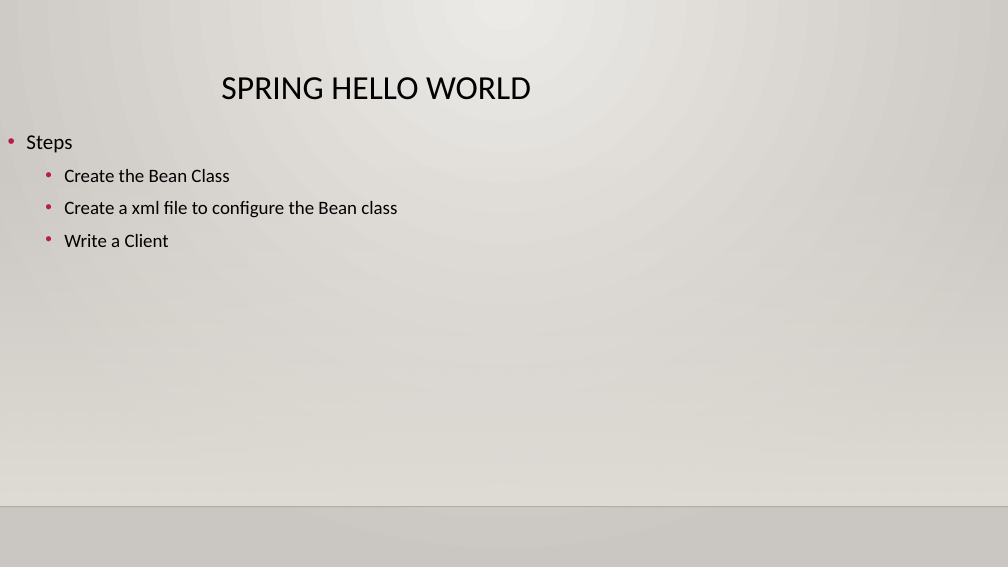
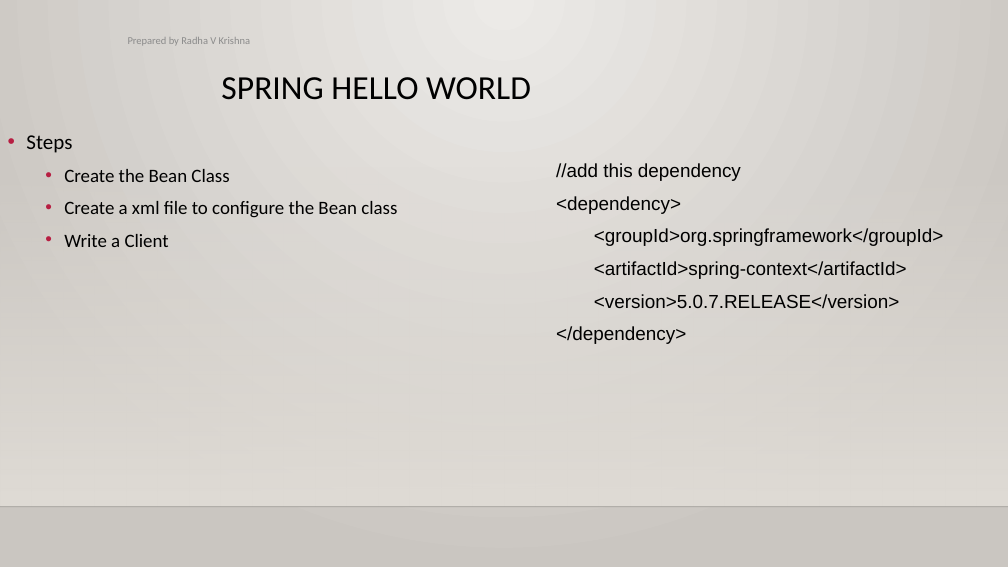
Before and after one commit to jaganspringboot/radhavkrishna1994, a slide deck: slide 10 of Springmaterial/ppts/Java Spring Framework.pptx (slide 11 before the commit). Drawn at 1008x567 pixels with LibreOffice and Linux fonts; fonts in the diff are those of the drawing; background and template pictures are left out. Boxes give left, top, right and bottom in pixels: in the first picture for what was removed or moved away, otherwise in the second. Text is boxed around its words. In the diff, an @@ line names an element or a change of style, - is before the commit and + after.

```diff
--- a/Springmaterial/ppts/Java Spring Framework.pptx
+++ b/Springmaterial/ppts/Java Spring Framework.pptx
@@ text added at [128, 37, 250, 45], 10 pt, text #8C8C8C @@
+Prepared by Radha V Krishna
@@ text added at [556, 163, 944, 344], 18 pt, text #000000 @@
+//add this dependency
+<dependency>
+<groupId>org.springframework</groupId>
+<artifactId>spring-context</artifactId>
+<version>5.0.7.RELEASE</version>
+</dependency>
```
Also in this commit, not shown: 9 other slides changed, 7 slides added, 17 slides removed, 3 other files.
